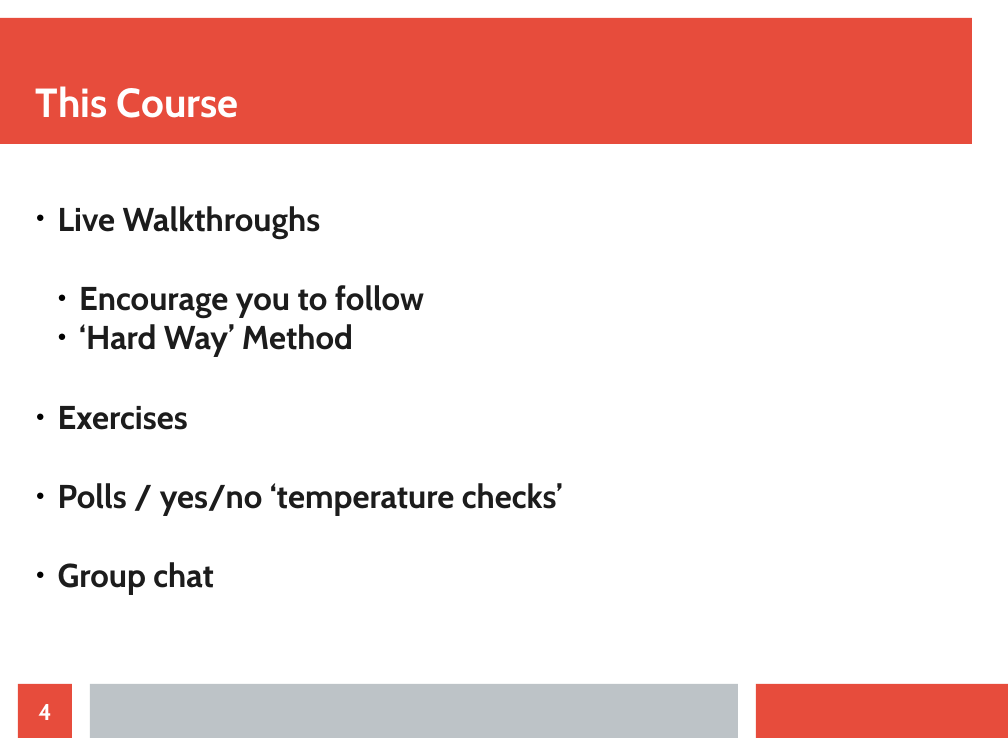
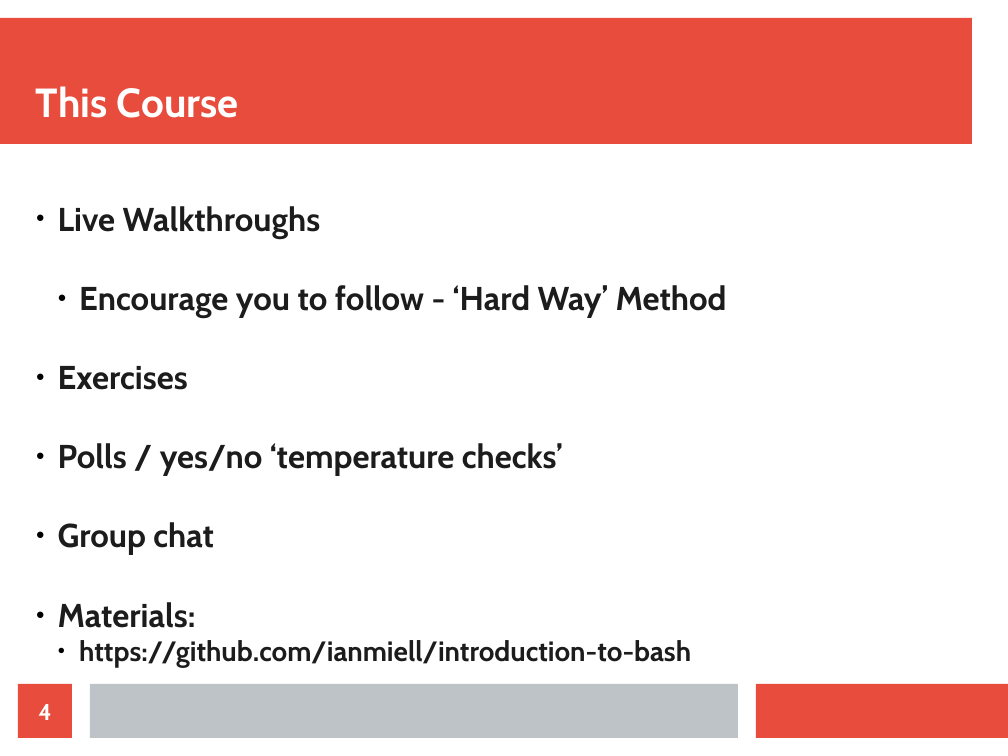
Before and after one commit to ianmiell/introduction-to-bash, a slide deck: slide 4 of slides/introduction_to_bash.odp. Drawn at 1008x756 pixels with LibreOffice and Linux fonts; fonts in the diff are those of the drawing. Boxes give left, top, right and bottom in pixels: in the first picture for what was removed or moved away, otherwise in the second. Text is boxed around its words. In the diff, an @@ line names an element or a change of style, - is before the commit and + after.

```diff
--- a/slides/introduction_to_bash.odp
+++ b/slides/introduction_to_bash.odp
@@ subtitle at [79, 285, 727, 317]: text changed @@
-  ● Encourage you to follow
-  ● ‘Hard Way’ Method
+  ● Encourage you to follow - ‘Hard Way’ Method
@@ subtitle at [58, 602, 691, 668]: paragraphs added @@
+● Materials:
+  ● https://github.com/ianmiell/introduction-to-bash
```
Also in this commit, not shown: 3 other slides changed, 40 slides added, 1 other file.
